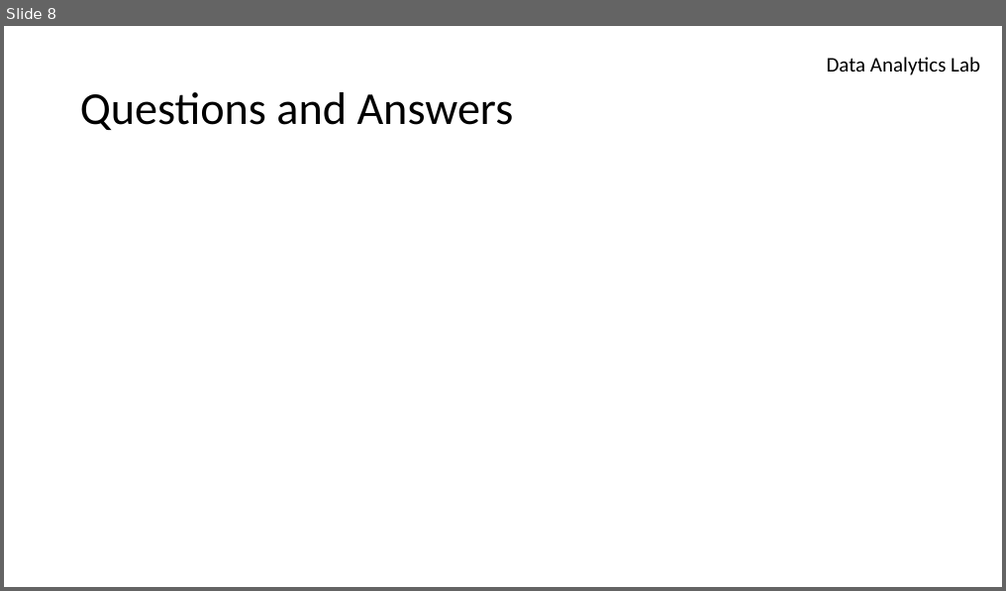
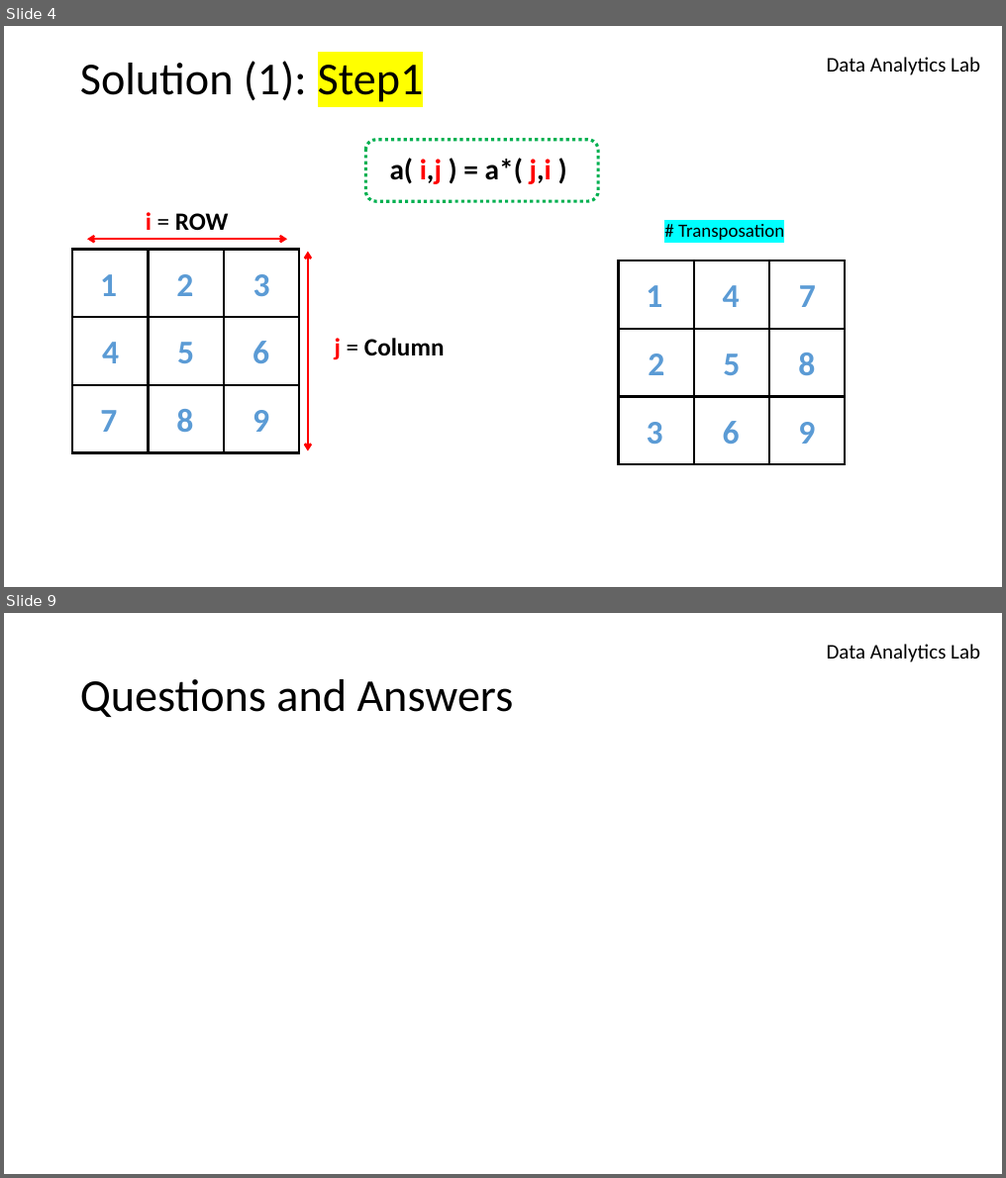
Before and after one commit to azimjaan21/algoMAP, a slide deck: Arrays & Strings/#3.pptx. Shown one above the other, each under a label of ours: slide 8 before the commit, slides 4 and 9 after it; the slides between them are not shown. The pictures are 1006x591 and 1006x1178 pixels, drawn with LibreOffice and Linux fonts; fonts in the diff are those of the drawing; background and template pictures are left out. Boxes give left, top, right and bottom in pixels: in the first picture for what was removed or moved away, otherwise in the second. Text is boxed around its words. In the diff, an @@ line names an element or a change of style, - is before the commit and + after.

```diff
--- a/Arrays & Strings/#3.pptx
+++ b/Arrays & Strings/#3.pptx
@@ slide 4 added at (x1=4, y1=26, x2=1002, y2=587), background #FFFFFF; not listed: 1 template element that a slide beside it also shows @@
@@ title added at (x1=80, y1=57, x2=424, y2=106), 44 pt, text #000000 @@
+Solution (1): Step1
@@ rounded rectangle added at (x1=365, y1=140, x2=598, y2=201), outline #00B050 3 pt dashed @@
@@ text added at (x1=390, y1=158, x2=551, y2=184), 28 pt, text #000000, bold @@
+a( i,j ) = a*( j,i )
@@ text added at (x1=146, y1=212, x2=229, y2=230), 24 pt, text #000000, bold @@
+i = ROW
@@ group added at (x1=619, y1=224, x2=846, y2=465): 10 texts, 9 rectangles @@
+1
+8
+6
+5
+7
+4
+3
+2
+9
+# Transposation
@@ double arrow added from (287, 240) to (87, 240), #FF0000 2.25 pt @@
@@ double arrow added from (308, 252) to (308, 452), #FF0000 2.25 pt @@
@@ text added at (x1=335, y1=335, x2=445, y2=362), 24 pt, text #000000, bold @@
+j = Column
@@ group added at (x1=73, y1=249, x2=299, y2=454): 9 rectangles, 9 texts @@
+1
+6
+8
+5
+3
+2
+7
+4
+9
@@ what was slide 8 is now slide 9 @@
```
Also in this commit, not shown: 5 slides changed, 2 other slides added, 2 slides removed, 2 other files.
